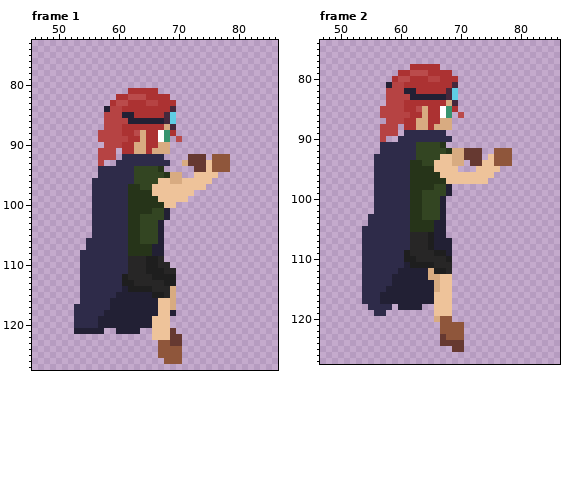
Two versions of one pixel-art file, Assets/Visuals/Hero/Heroclimb.aseprite. The picture above is the old version.
128x128 pixels, 5 frames. Shown: frame 1: x 46..86, y 73..127; frame 2: x 47..86, y 74..127. The old version is drawn lined up with the new one. The commit also changed other frames, which this record leaves out.
After:
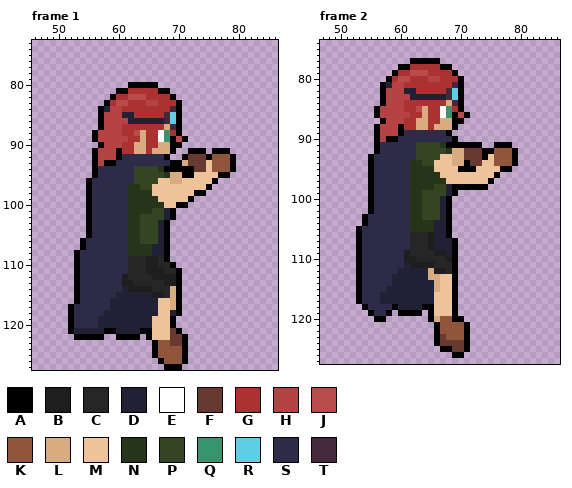
Palette (. is transparent): A #000000  B #1e1e1e  C #272626  D #222034  E #ffffff  F #663931  G #ac3232  H #b64343  J #ba4b4b  K #8f563b  L #d8ab81  M #eec39a  N #263419  P #334522  Q #37946e  R #5fcde4  S #2e2b49  T #45283c
Diff:
whole drawing moved by -9,+40 (the old picture is shown already moved)
Frame 1:
Colour A now appears in row 80 at x 62 to 66; in row 81 at x 60 to 61 and 67 to 68; in row 82 at x 59 and 69; in row 83 at x 58 and 70; in rows 84 to 87 at x 57 and 70; in row 88 at x 56 and 70.
Colour A now appears in row 89 at x 56, 69 and 71; in row 90 at x 57 and 69 to 70; in row 91 at x 56, 60, 69, 72 to 74 and 76 to 78; in row 92 at x 56, 60, 68, 71, 75 and 79; in row 93 at x 56, 58 to 59, 69 to 70 and 79; in row 94 at x 56, 68 to 72 and 79.
Colour A now appears in row 95 at x 56, 71 to 72 and 77 to 78; in row 96 at x 55 and 76; in row 97 at x 55 and 75; in row 98 at x 55 and 73 to 74; in row 99 at x 55 and 72; in row 100 at x 55 and 70 to 71.
Colour A now appears in rows 101 to 102 at x 55 and 69; in rows 103 to 105 at x 55 and 68; in rows 106 to 107 at x 54 and 68; in rows 108 to 109 at x 53 and 68; in row 110 at x 53 and 69; in rows 111 to 116 at x 53 and 70.
Colour A now appears in rows 117 to 118 at x 52 and 70; in rows 119 to 120 at x 52 and 69; in row 121 at x 52, 58 to 59, 64 to 65 and 70; in row 122 at x 53 to 57, 60 to 63, 65 and 71; in rows 123 to 125 at x 66 and 71; in row 126 at x 67 and 71.
Colour A now appears in row 127 at x 68 to 70.
Frame 2:
Colour A now appears in row 77 at x 62 to 66; in row 78 at x 60 to 61 and 67 to 68; in row 79 at x 59 and 69; in row 80 at x 58 and 70; in rows 81 to 84 at x 57 and 70; in row 85 at x 56 and 70.
Colour A now appears in row 86 at x 56, 69 and 71; in row 87 at x 57 and 69 to 70; in row 88 at x 56, 60 and 69; in row 89 at x 56, 60 and 68; in row 90 at x 56, 58 to 59 and 69; in row 91 at x 56, 68 to 73 and 76 to 78.
Colour A now appears in row 92 at x 56, 74 to 75 and 79; in row 93 at x 55, 74 and 79; in row 94 at x 55, 71 and 79; in row 95 at x 55, 70 to 72 and 77 to 78; in row 96 at x 55 and 76; in row 97 at x 55 and 75.
Colour A now appears in row 98 at x 55 and 69 to 74; in row 99 at x 55 and 69; in rows 100 to 102 at x 55 and 68; in rows 103 to 104 at x 54 and 68; in rows 105 to 106 at x 53 and 68; in rows 107 to 117 at x 53 and 69.
Colour A now appears in row 118 at x 54, 59, 64 to 65 and 69; in row 119 at x 55, 58, 60 to 63, 65 and 69; in row 120 at x 56 to 57, 65 and 69 to 70; in rows 121 to 124 at x 66 and 71; in row 125 at x 67 to 68 and 71; in row 126 at x 69 to 70.
Boxes around the changes in both pictures, in picture pixels (x1, y1, x2, y2):
added: (68, 82, 236, 370)
added: (356, 58, 518, 358)
